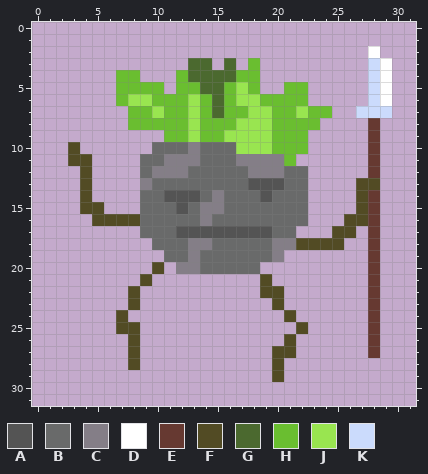
Pixel-art sprite -- source/icon.png. The first picture shows the starting point.
The file is 64x64 pixels, drawn in blocks of 2x2; one block is one cell here. Colours within 5 levels of each other are drawn and written as one.
Palette (. is transparent): A #545454  B #696a6a  C #847e87  D #ffffff  E #663931  F #524b24  G #4b692f  H #6abe30  J #99e550  K #cbdbfc
Pixels before, first column x 3:
 2 .........................D.
 3 ..........GG.G.H.........KD
 4 ....HH...HGGGGHH.........KD
 5 ....HHHH.HHGGHJH..HH.....KD
 6 ....HJJHHHJHGHJJHHHH.....KD
 7 .....HHJHHJHGHHJJHHJHH..KKK
 8 .....HHHHHJHHHJJJHHHH....E.
 9 ........HHJHHJJJJHHH.....E.
10 F......BBBCBBBJJJHHH.....E.
11 FF....BBCCCBBBCCCCH......E.
12 .F....BCCCBBBBBCCCBB.....E.
13 .F....CBBBBBBBBAAABB....FF.
14 .F....BBAAABCBBBABBB....FE.
15 .FF...BBBABCCBBBBBBB....FE.
16 ..FFFFBBBBBCBBBBBBBB...FFE.
17 ......BBBAAAAAAAABB...FF.E.
18 .......BBBCCBBBBBCCFFFF..E.
19 ........BBCBBBBBBC.......E.
20 .......F.CCBBBBB.........E.
21 ......F.........F........E.
22 .....F..........FF.......E.
23 .....F...........F.......E.
24 ....F.............F......E.
25 ....FF.............F.....E.
26 .....F............F......E.
27 .....F...........FF......E.
28 .....F...........F.........
29 .................F.........
And afterwards:
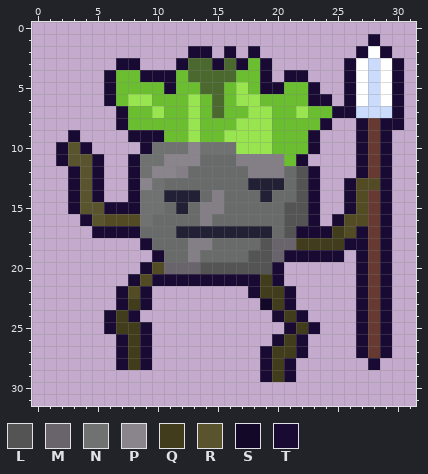
Colours new in this view: L #545454  M #69646c  N #707171  P #8a848d  Q #413c1c  R #5a542e  S #130828  T #180a33
Difference:
colour A: #545454 -> #222034
Changed rows in their new state; - is a pixel that keeps its letter.
first column x 2:
 1 --------------------------T--
 2 -----------TT-T-T--------T-T-
 3 -----TT---T--T-T-T------TD--T
 4 ----T--TTT-------T-TT---TD--T
 5 ----T----T-------TT--T--TD--T
 6 ----T----------------TT-TD--T
 7 -----T-----------------TT---T
 8 -----T----------------T--T-TT
 9 -T----TTT------------T---T-T-
10 TRT----TNNNPNNN------T---T-T-
11 TRRT--TNNPPP--------T----T-T-
12 -TRT--TNPP----------LT---T-T-
13 -TRT--TPN-----------LT--T--T-
14 -TRT--TNN-----------LT--T--T-
15 -TRRTTTNN----------LLT--T--T-
16 --TR---N-----------LLT-T---T-
17 ---TTTT------------LTTTQ-T-T-
18 -------T---------LMMQQQQTT-T-
19 --------T-------LLMTTTTT-T-T-
20 -------T-MMMLLLLLLT------T-T-
21 ------T-TTTTTTTTTQT------T-T-
22 -----T-T--------TQQT-----T-T-
23 -----TQT---------SQT-----T-T-
24 ----TQT-----------TQT----T-T-
25 ----TQQT-----------TQT---T-T-
26 -----TQT----------TQT----T-T-
27 -----TQT---------TQQT----T-T-
28 -----TQT---------TQT------T--
29 -----------------TQT---------
Where, in picture pixels (left, top, right, bottom), the same in both pictures:
changed: (56, 34, 404, 382)
